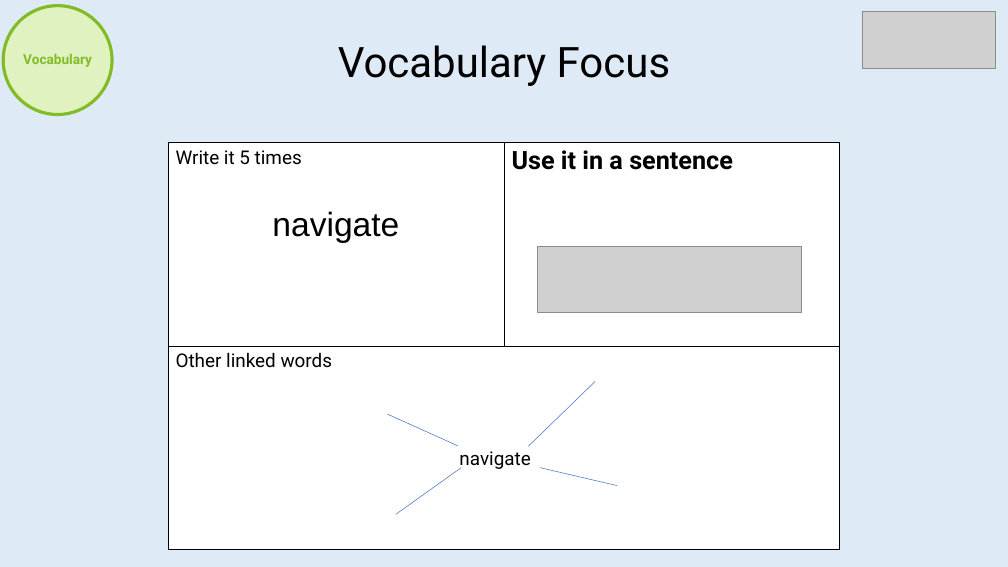
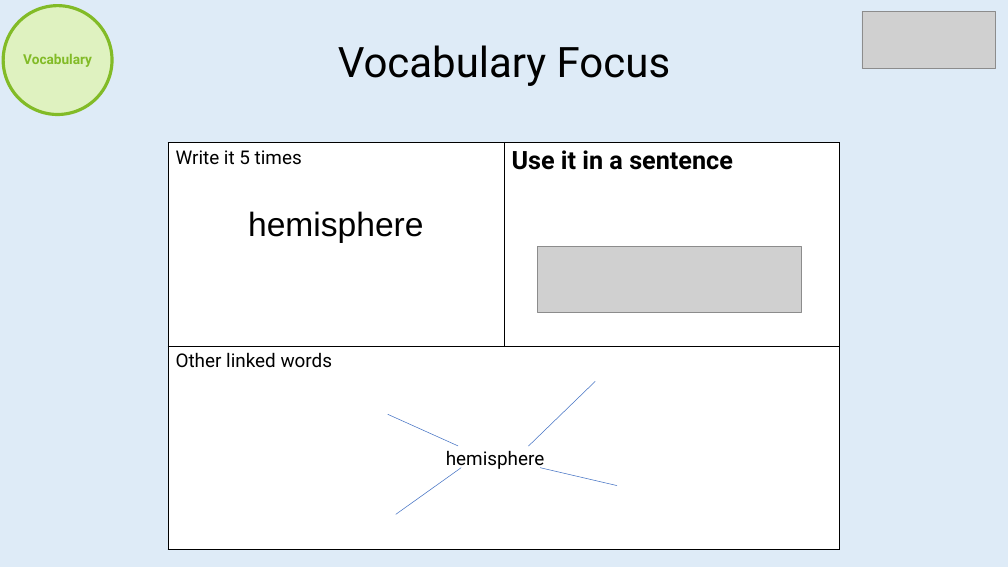
Before and after one commit to imcl75/claude_files, a slide deck: slide 5 of Reading/BeingAReader_Template.pptx. Drawn at 1008x567 pixels with LibreOffice and Linux fonts; fonts in the diff are those of the drawing; grey boxes stand for pictures. Boxes give left, top, right and bottom in pixels: in the first picture for what was removed or moved away, otherwise in the second. Text is boxed around its words. In the diff, an @@ line names an element or a change of style, - is before the commit and + after.

```diff
--- a/Reading/BeingAReader_Template.pptx
+++ b/Reading/BeingAReader_Template.pptx
@@ table at (168,143,839,550) @@
-row 1, column 1: Write it 5 times / navigate
+row 1, column 1: Write it 5 times / hemisphere
@@ text at (446,450,545,471): text changed @@
-navigate
+hemisphere
```
Also in this commit, not shown: 14 other slides changed.
